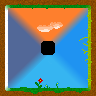
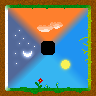
Layer changes from the first 96 × 96 image to the second:
added layer "Sonne" above "Himmelübergänge" over [57, 56, 74, 73]
moved "Himmelübergänge" above "Sterne" over [12, 27, 74, 73]
renamed "spring_left.png" to "Sterne", showed it, blend normal → addition, painted on it over [12, 27, 74, 73]
